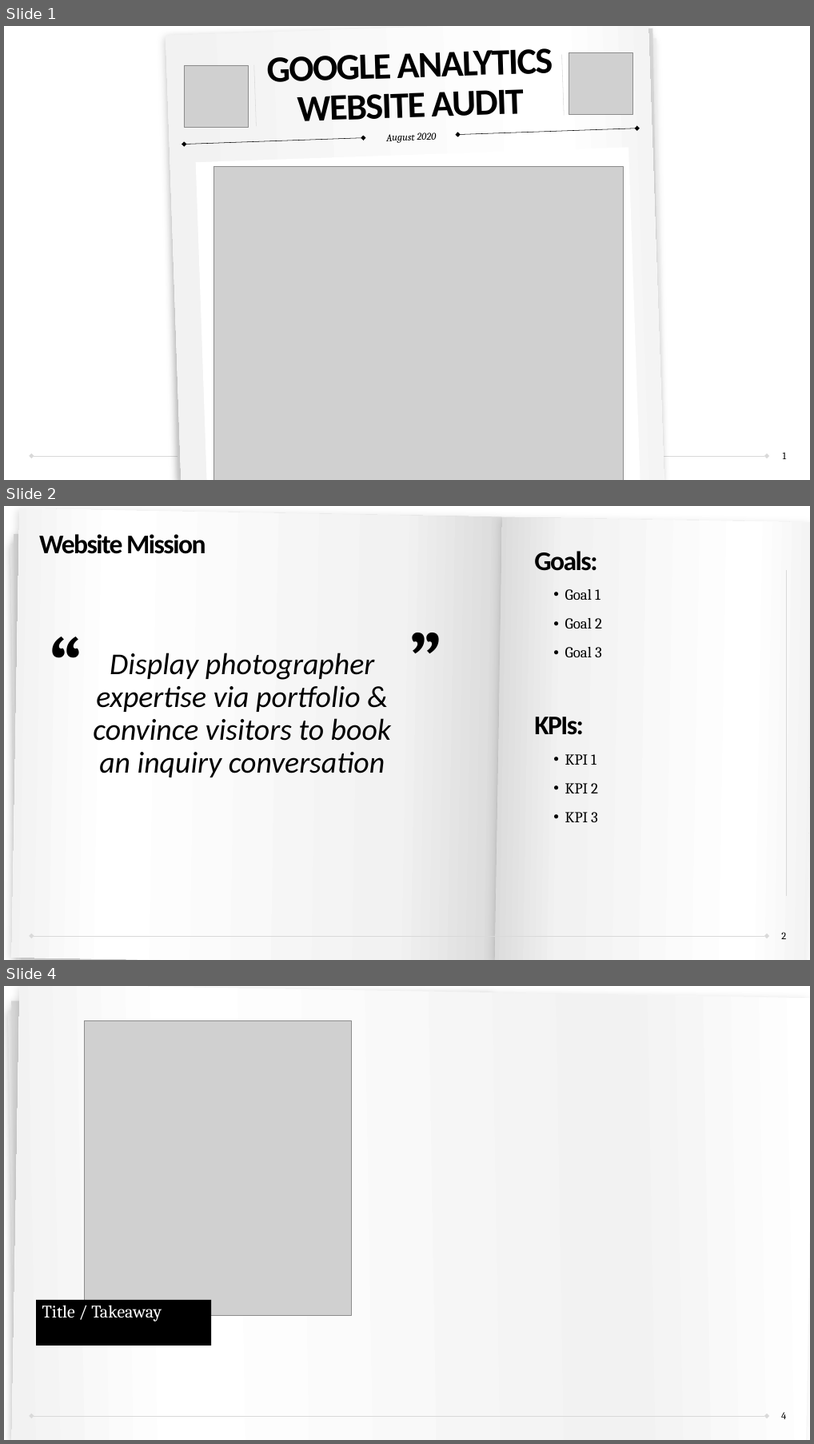
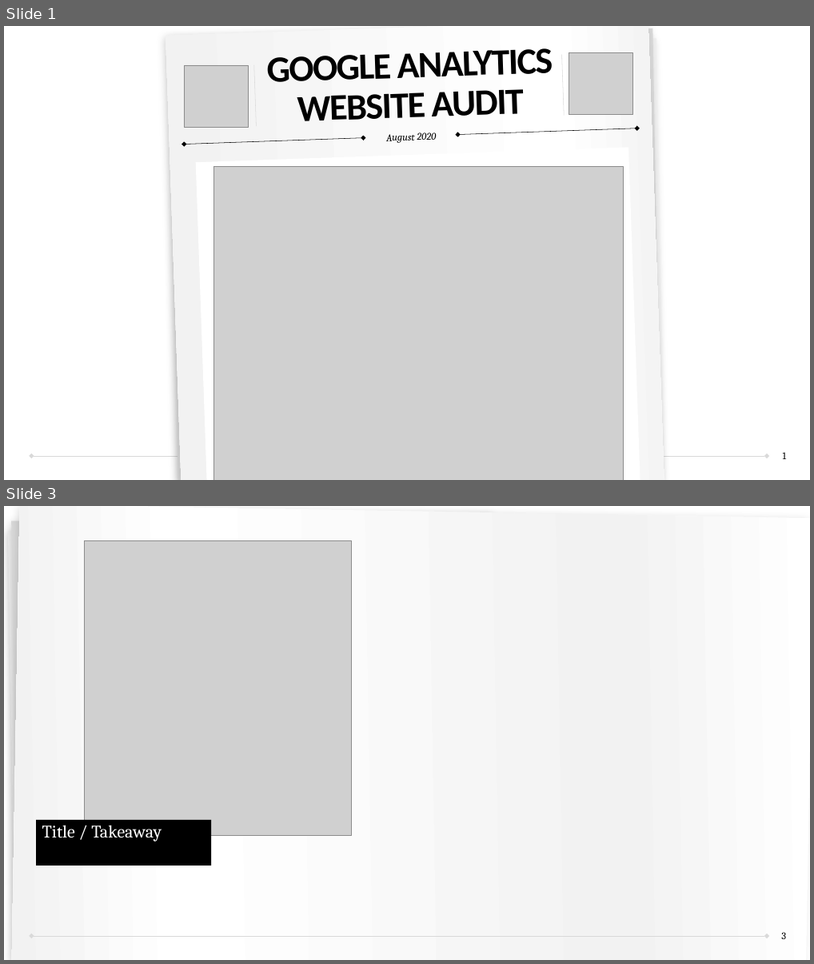
Before and after one commit to sibineejokela/Google_Analytics, a slide deck: Google_Analytics_ZJPhotography.pptx. Shown one above the other, each under a label of ours: slides 1, 2 and 4 before the commit, slides 1 and 3 after it; the slides between them are not shown. The pictures are 814x1444 and 814x964 pixels, drawn with LibreOffice and Linux fonts; fonts in the diff are those of the drawing; grey boxes stand for pictures. Boxes give left, top, right and bottom in pixels: in the first picture for what was removed or moved away, otherwise in the second. Text is boxed around its words. In the diff, an @@ line names an element or a change of style, - is before the commit and + after.

```diff
--- a/Google_Analytics_ZJPhotography.pptx
+++ b/Google_Analytics_ZJPhotography.pptx
@@ slide 2 removed at (4, 506, 810, 960), background #FFFFFF; not listed: 1 template element that a slide beside it also shows @@
@@ group removed at (10, 508, 810, 960): 4 freeform shapes @@
@@ title removed at (39, 534, 206, 554) @@
-Website Mission
@@ text removed at (534, 551, 598, 571) @@
-Goals:
@@ line removed from (787, 570) to (787, 896) @@
@@ text removed at (566, 589, 602, 657) @@
-• Goal 1
-• Goal 2
-• Goal 3
@@ text removed at (43, 610, 95, 714) @@
-“
@@ text removed at (405, 607, 457, 711) @@
-”
@@ text removed at (93, 652, 391, 777) @@
-Display photographer expertise via portfolio & convince visitors to book an inquiry conversation
@@ text removed at (534, 716, 584, 735) @@
-KPIs:
@@ text removed at (566, 754, 598, 822) @@
-• KPI 1
-• KPI 2
-• KPI 3
@@ page number removed at (782, 932, 786, 939) @@
-2
@@ what was slide 4 is now slide 3 @@
@@ page number at (782, 932, 786, 939): text changed @@
-4
+3
```
Also in this commit, not shown: 3 slides added, 1 other slide removed, 6 other files.
